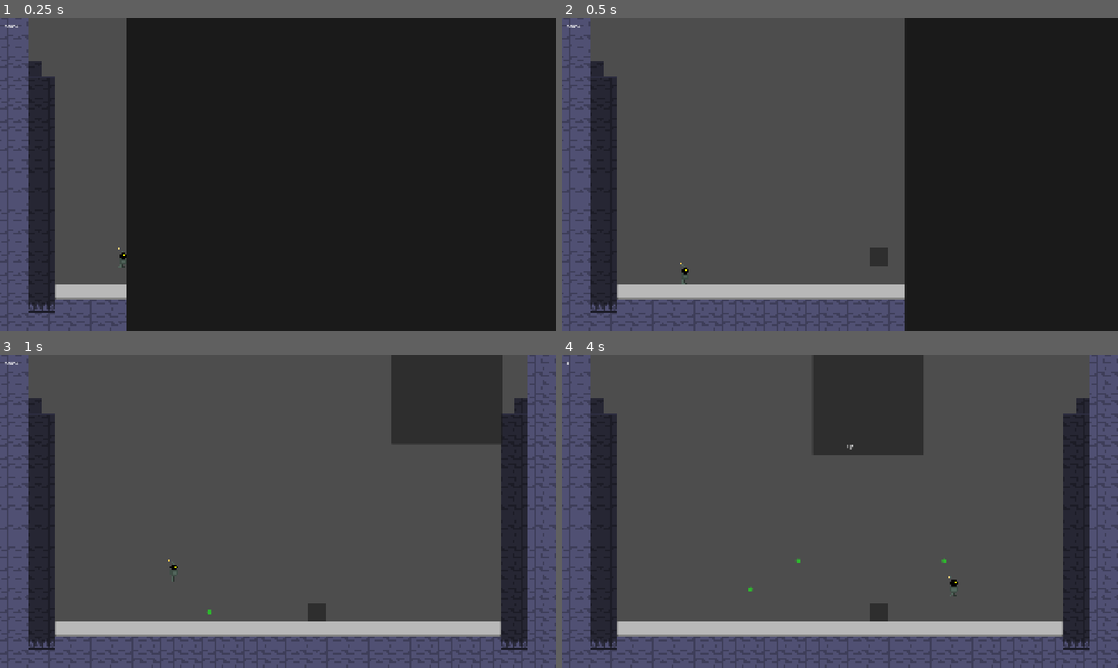
Above: before the commit, frames 1-4 (two rows, left to right).
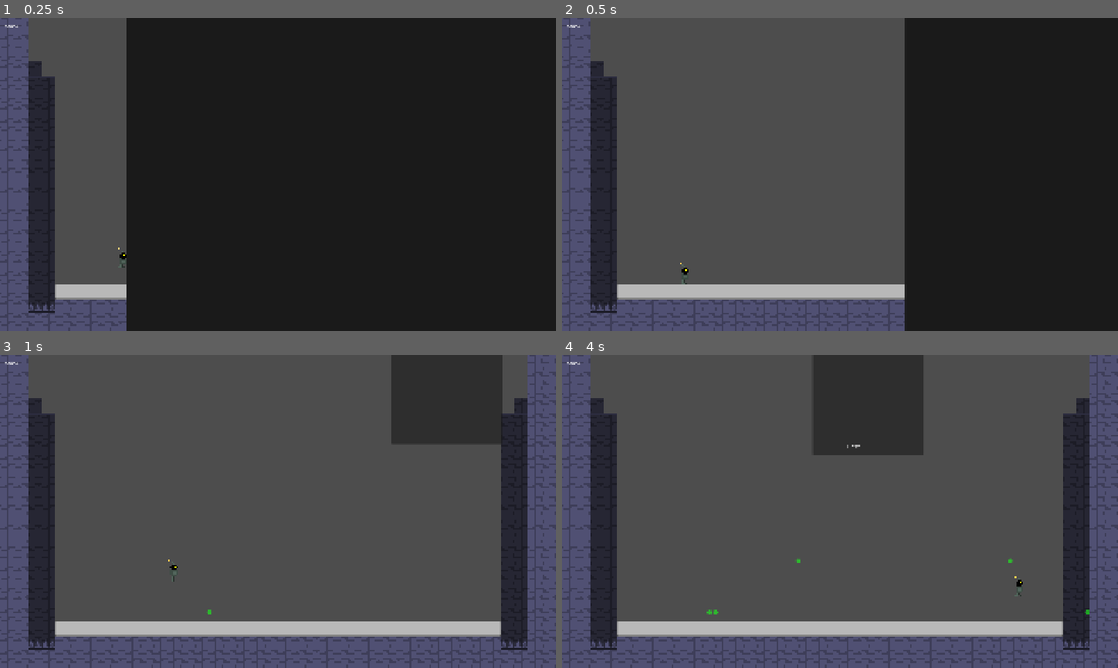
Above: after the commit, the same moments.

Repository: vitorjusto/The-Take-Over
Game: Godot game, scene res://Scenes/Main.tscn
Two runs of this game, one before a commit and one after it. Both use one fixed random seed, a clock stepped at 60 frames per second and the inputs below.
Inputs:
- Up to frame 1 (0.25 s): no input
- Up to frame 2 (0.5 s): no input
- Up to frame 3 (1 s): tap Enter at 0.5 s; hold Right (Right) from 0.53 s (still down); tap C (Shoot) at 0.6 s; tap X (Jump) at 0.77 s
- Up to frame 4 (4 s): tap Z (Run) at 1.35 s; tap X (Jump) at 1.52, 3.02, 3.77 s; tap C (Shoot) at 1.55, 2.1, 2.85, 3.8 s; release Right (Right) at 2.03 s; hold Left (Left) 2.03-2.78 s; hold Right (Right) from 2.78 s (still down); hold Z (Run) from 3.53 s (still down)

Frame 1 is identical in both runs. In frame 2, 0.2% of the frame differs, in the area x 55-59%, y 73-80%; in frame 3, 0.2%; in frame 4, 0.4%, in the area x 0-95%, y 2-86%.

Commit message:
improve boss

Diff:
--- a/Scenes/Enemies/boss.gd
+++ b/Scenes/Enemies/boss.gd
@@ -2,7 +2,7 @@
 
 enum EBOSSSTATE {ENTRERING, MOVING, SETFORBIDENCONTROLL, ATTACKING}
 var state = EBOSSSTATE.ENTRERING
-var hp = 100
+var hp = 200
 
 ## moving vars
 var goingTo = 0
@@ -39,6 +39,7 @@
 
 }
 
+var currentForbidenControl = EBlockingControl.UP
 var availableControls = [EBlockingControl.UP,
 EBlockingControl.DOWN,
 EBlockingControl.RUN,
@@ -169,11 +170,16 @@
 
 func SetForbidenControl() -> void:
 
-	if hp <= 85:
+	if hp <= 170:
 		emit_signal("changeConveyorBelt")
 		conveyorbeltIsGoingLeft = not conveyorbeltIsGoingLeft
 
-	var control: EBlockingControl = availableControls[randi() % availableControls.size()]
+	var i = randi() % availableControls.size()
+	var control: EBlockingControl = availableControls[i]
+
+	if currentForbidenControl == control:
+		i += 1
+		control = availableControls[i if i < availableControls.size() else 0]
 
 	if control == EBlockingControl.UPDOWN:
 		blockSign.BlockControl =  BlockSign.EPlayerControl.UP
@@ -185,6 +191,7 @@
 		blockSign.BlockControl = controls_dict[control]
 		blockSign2.BlockControl = BlockSign.EPlayerControl.NONE
 
+	currentForbidenControl = control
 	label.text = blockSign.GetBlockControlString()
 
 	state = EBOSSSTATE.ATTACKING
@@ -194,7 +201,7 @@
 		currentAttack = EBOSSATTACK.TRIATTACK
 	elif numberCurrentAttack <= 40:
 		currentAttack = EBOSSATTACK.LAZER
-	elif numberCurrentAttack <= 60 and hp <= 85:
+	elif numberCurrentAttack <= 60 and hp <= 170:
 		currentAttack = EBOSSATTACK.SCRAPS
 	else:
 		currentAttack = EBOSSATTACK.SUPERSHOOT
@@ -208,11 +215,11 @@
 func onDamage(body: Node2D) -> void:
 	body.call_deferred("queue_free")
 	hp -= 1
-	if hp == 50:
+	if hp == 130:
 		emit_signal("onHalfHp")
+	if hp == 90:
+		availableControls.append(EBlockingControl.FALL)
 	if hp == 40:
-		availableControls.append(EBlockingControl.FALL)
-	if hp == 20:
 		availableControls.append(EBlockingControl.SIDEWAYS)
 	label2.text = "%d" % hp
 
--- a/Scenes/Levels/Level5.tscn
+++ b/Scenes/Levels/Level5.tscn
@@ -1,10 +1,9 @@
-[gd_scene load_steps=14 format=4 uid="uid://bfgp1nsfeaxxr"]
+[gd_scene load_steps=13 format=4 uid="uid://bfgp1nsfeaxxr"]
 
 [ext_resource type="PackedScene" uid="uid://ciln35nkxdfm5" path="res://Scenes/Tiles/Tiles.tscn" id="1_5eltn"]
 [ext_resource type="PackedScene" uid="uid://buifd46jlheuk" path="res://Scenes/Misc/Spawner.tscn" id="2_pu4ra"]
 [ext_resource type="PackedScene" uid="uid://c16kklv5oj7k0" path="res://Scenes/Misc/CameraBlocker.tscn" id="3_lqmyh"]
 [ext_resource type="PackedScene" uid="uid://ds2s6ib4tbrec" path="res://Scenes/Misc/BossConveyorBell.tscn" id="4_pu4ra"]
-[ext_resource type="PackedScene" uid="uid://1t3gmjg4o8qd" path="res://Scenes/Enemies/Scrap.tscn" id="5_hy6wf"]
 [ext_resource type="PackedScene" uid="uid://cjlaa37746wal" path="res://Scenes/Enemies/Boss.tscn" id="5_lqmyh"]
 [ext_resource type="PackedScene" uid="uid://0qdolyxqhtx6" path="res://Scenes/Obstacles/BlockSing.tscn" id="6_2hhi4"]
 [ext_resource type="PackedScene" uid="uid://b56pogrdt6bvg" path="res://Scenes/Tiles/bgTiles.tscn" id="7_agfdu"]
@@ -43,9 +42,6 @@
 
 [node name="BossConveyorBell" parent="." instance=ExtResource("4_pu4ra")]
 position = Vector2(192, 1056)
-
-[node name="Scrap" parent="." instance=ExtResource("5_hy6wf")]
-position = Vector2(1096, 792)
 
 [node name="Boss" parent="." node_paths=PackedStringArray("blockSign", "blockSign2") instance=ExtResource("5_lqmyh")]
 position = Vector2(1544, -240)
--- a/Script/Player/player.gd
+++ b/Script/Player/player.gd
@@ -12,8 +12,9 @@
 var checkpointPosition: Vector2
 var allowMove: bool = true
 var hasArmor: bool = true
-var hp = 5
+var hp = 10
 var insideEnemys = []
+var cooldown = 0
 
 var iframes = 0
 var aniIFrames = 0
@@ -44,7 +45,7 @@
 	HandleJump(delta)
 	HandleMoviment()
 	if hasArmor:
-		HandleArmoredProjectile()
+		HandleArmoredProjectile(delta)
 	else:
 		HandleShoot()
 	AnimateIFrames(delta)
@@ -142,10 +143,18 @@
 
 	velocity.x = move_toward(velocity.x, direction * (RUNNING_SPEED if VerifyActionPressed("Run") else SPEED), 40)
 
-func HandleArmoredProjectile() -> void:
-	if not VerifyActionJustPressed("Shoot"):
-		return
-
+func HandleArmoredProjectile(delta: float) -> void:
+	if not VerifyActionPressed("Shoot"):
+		return
+
+	if VerifyActionJustPressed("Shoot"):
+		ShootArmorProjectile()
+	else:
+		cooldown -= delta * 60
+		if cooldown <= 0:
+			ShootArmorProjectile()
+
+func ShootArmorProjectile():
 	var proj: armoredPlayerProjectile = armoredProjectile.instantiate();
 
 	if VerifyActionPressed("Up"):
@@ -163,7 +172,7 @@
 
 	proj.position = position
 	levelManager.currentLevel.add_child(proj)
-
+	cooldown = 10
 
 func HandleShoot() -> void:
 	if not VerifyActionJustPressed("Shoot"):
--- a/Script/main.gd
+++ b/Script/main.gd
@@ -49,7 +49,7 @@
 	player.velocity = Vector2.ZERO
 
 	if player.hasArmor:
-		player.hp = 5
+		player.hp = 10
 
 	if levelManager.currentLevel != null:
 		levelManager.currentLevel.queue_free()
